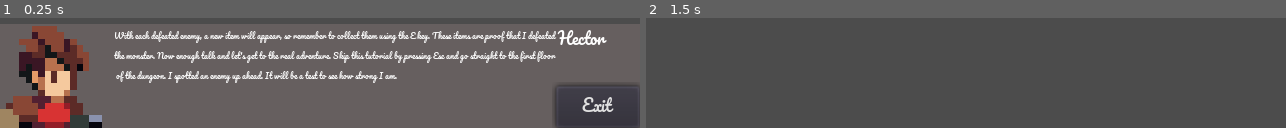
Above: before the commit, frames 1-2 (left to right).
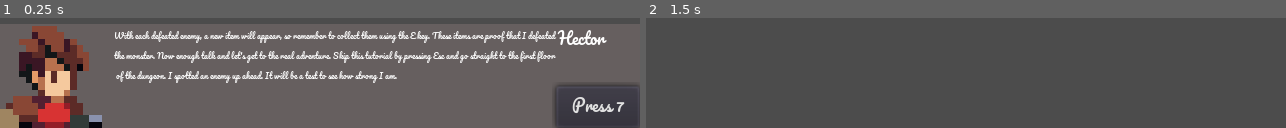
Above: after the commit, the same moments.

Repository: HEITORNERY/Game_da_ggj24
Game: Godot game, scene res://scenes/dialog/dialog_box_6.tscn
The game is run twice, just before and just after one commit, with the same random seed, the same clock (stepped at 60 frames per second) and the same inputs. This scene is started directly instead of the project's main scene.
Inputs (mouse positions are in pixels of both pictures, inside the frame that each line leads up to):
- Up to frame 1 (0.25 s): no input
- Up to frame 2 (1.5 s): click "Exit" (after the commit: "Press 7") at 0.5 s; tap Enter (ui_accept) at 1.25 s; move the mouse to (outside the picture) at 1.27 s; hold Right (ui_right) from 1.28 s (still down); hold 1 (dialog) from 1.28 s (still down)

The runs differ from the first frame. In frame 1, 0.6% of the frame differs, in the area x 89-98%, y 71-87%; in frame 2, nothing differs.

Commit message:
ajustes de correção das caixas de instruções

Diff:
--- a/project.godot
+++ b/project.godot
@@ -283,6 +283,11 @@
 "events": [ Object(InputEventKey,"resource_local_to_scene":false,"resource_name":"","device":0,"alt":false,"shift":false,"control":false,"meta":false,"command":false,"pressed":false,"scancode":16777217,"physical_scancode":0,"unicode":0,"echo":false,"script":null)
  ]
 }
+skip_dialog={
+"deadzone": 0.5,
+"events": [ Object(InputEventKey,"resource_local_to_scene":false,"resource_name":"","device":0,"alt":false,"shift":false,"control":false,"meta":false,"command":false,"pressed":false,"scancode":55,"physical_scancode":0,"unicode":0,"echo":false,"script":null)
+ ]
+}
 
 [layer_names]
 
--- a/scenes/dialog/dialog_box_2.tscn
+++ b/scenes/dialog/dialog_box_2.tscn
@@ -7,9 +7,17 @@
 size = 4
 font_data = ExtResource( 1 )
 
+[sub_resource type="DynamicFont" id=2]
+size = 8
+font_data = ExtResource( 1 )
+
 [node name="dialog_box_2" instance=ExtResource( 2 )]
 
 [node name="text" parent="." index="3"]
 custom_fonts/font = SubResource( 1 )
 text = "Hmmm... It looks like I can move using the left and right arrow keys.  I can jump by pressing the space bar. I can jump a lot.
 I got this ability after jumping on trees and walls to escape monsters, but now I won't."
+
+[node name="Button" parent="." index="4"]
+custom_fonts/font = SubResource( 2 )
+text = "Press 3"
--- a/scenes/dialog/dialog_box_3.tscn
+++ b/scenes/dialog/dialog_box_3.tscn
@@ -7,9 +7,17 @@
 size = 4
 font_data = ExtResource( 1 )
 
+[sub_resource type="DynamicFont" id=2]
+size = 8
+font_data = ExtResource( 1 )
+
 [node name="dialog_box_2" instance=ExtResource( 2 )]
 
 [node name="text" parent="." index="3"]
 custom_fonts/font = SubResource( 1 )
 text = "I can attack when I press the Q key, my defense is activated when I use the w key, but I'm not strong enough to resist attacks
 from very strong monsters, so I need to rely more on my attack."
+
+[node name="Button" parent="." index="4"]
+custom_fonts/font = SubResource( 2 )
+text = "Press 4"
--- a/scenes/dialog/dialog_box_4.tscn
+++ b/scenes/dialog/dialog_box_4.tscn
@@ -7,9 +7,17 @@
 size = 4
 font_data = ExtResource( 1 )
 
+[sub_resource type="DynamicFont" id=2]
+size = 8
+font_data = ExtResource( 1 )
+
 [node name="dialog_box_2" instance=ExtResource( 2 )]
 
 [node name="text" parent="." index="3"]
 custom_fonts/font = SubResource( 1 )
 text = "I can crouch by pressing the S key, but I am not invulnerable in this state. Despite this, I have a lot of dexterity in sliding over walls,
 so use the jump combinations and choose the arrow to where you want to go, and I'll make several jumps and get out of any hole."
+
+[node name="Button" parent="." index="4"]
+custom_fonts/font = SubResource( 2 )
+text = "Press 5"
--- a/scenes/dialog/dialog_box_5.tscn
+++ b/scenes/dialog/dialog_box_5.tscn
@@ -1,10 +1,14 @@
-[gd_scene load_steps=4 format=2]
+[gd_scene load_steps=5 format=2]
 
 [ext_resource path="res://scenes/dialog/dialog_box_4.tscn" type="PackedScene" id=1]
 [ext_resource path="res://assets/font/Pacifico-Regular.ttf" type="DynamicFontData" id=2]
 
 [sub_resource type="DynamicFont" id=1]
 size = 4
+font_data = ExtResource( 2 )
+
+[sub_resource type="DynamicFont" id=2]
+size = 8
 font_data = ExtResource( 2 )
 
 [node name="dialog_box_2" instance=ExtResource( 1 )]
@@ -14,3 +18,7 @@
 text = "I have a powerful magical attack, which can be used by pressing the R key. However, its use is limited to 2 attempts. Use with caution.
 And every time I defeat a monster I will gain experience, which will make my level go up. So let's defeat all the monsters in this maze.
 No matter how many there are, I won't give up. Go Go Go Go"
+
+[node name="Button" parent="." index="4"]
+custom_fonts/font = SubResource( 2 )
+text = "Press 6"
--- a/scenes/dialog/dialog_box_6.tscn
+++ b/scenes/dialog/dialog_box_6.tscn
@@ -1,10 +1,14 @@
-[gd_scene load_steps=4 format=2]
+[gd_scene load_steps=5 format=2]
 
 [ext_resource path="res://scenes/dialog/dialog_box_5.tscn" type="PackedScene" id=1]
 [ext_resource path="res://assets/font/Pacifico-Regular.ttf" type="DynamicFontData" id=2]
 
 [sub_resource type="DynamicFont" id=1]
 size = 4
+font_data = ExtResource( 2 )
+
+[sub_resource type="DynamicFont" id=2]
+size = 8
 font_data = ExtResource( 2 )
 
 [node name="dialog_box_2" instance=ExtResource( 1 )]
@@ -14,3 +18,7 @@
 text = "With each defeated enemy, a new item will appear, so remember to collect them using the E key. These items are proof that I defeated
 the monster. Now enough talk and let's get to the real adventure. Skip this tutorial by pressing Esc and go straight to the first floor
  of the dungeon. I spotted an enemy up ahead. It will be a test to see how strong I am."
+
+[node name="Button" parent="." index="4"]
+custom_fonts/font = SubResource( 2 )
+text = "Press 7"
--- a/scenes/player/dialog_box.tscn
+++ b/scenes/player/dialog_box.tscn
@@ -69,6 +69,6 @@
 margin_left = -42.0
 margin_top = -21.0
 custom_fonts/font = SubResource( 3 )
-text = "Exit"
+text = "Press 2"
 
 [connection signal="pressed" from="Button" to="." method="_on_Button_pressed"]
--- a/scripts/player/main_scene.gd
+++ b/scripts/player/main_scene.gd
@@ -15,27 +15,34 @@
 	if event.is_action_pressed("dialog"):
 		inst = dialog.instance()
 		$ui_canvas/control.add_child(inst)
-		$label.text = 'Press 2'
+		$label.visible = 0
 
 	if event.is_action_pressed('dialog_2'):
 		inst = dialog_2.instance()
 		$ui_canvas/control.add_child(inst)
-		$label.text = 'Press 3'
+		$label.visible = 0
 
 	if event.is_action_pressed('dialog_3'):
 		inst = dialog_3.instance()
 		$ui_canvas/control.add_child(inst)
-		$label.text = 'Press 4'
+		$label.visible = 0
 
 	if event.is_action_pressed('dialog_4'):
 		inst = dialog_4.instance()
 		$ui_canvas/control.add_child(inst)
-		$label.text = 'Press 5'
+		$label.visible = 0
 
 	if event.is_action_pressed('dialog_5'):
+		inst = dialog_5.instance()
+		$ui_canvas/control.add_child(inst)
+		$label.visible = 0
+
+	if event.is_action_pressed('dialog_6'):
 		inst = dialog_6.instance()
 		$ui_canvas/control.add_child(inst)
 		$label.visible = 0
+
+	if event.is_action_pressed('skip_dialog'):
 		$ui_canvas/control.queue_free()
 
 	if event.is_action_pressed('skip_tutorial'):
Not shown: 1 places in scenes/dialog/dialog_box_2.tscn that only renumber resources
Not shown: 1 places in scenes/dialog/dialog_box_3.tscn that only renumber resources
Not shown: 1 places in scenes/dialog/dialog_box_4.tscn that only renumber resources
